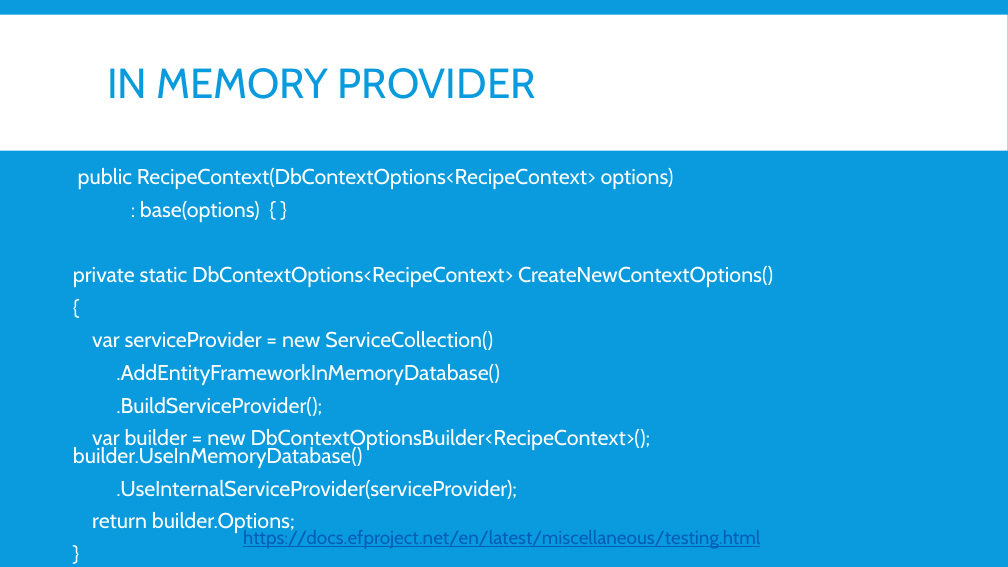
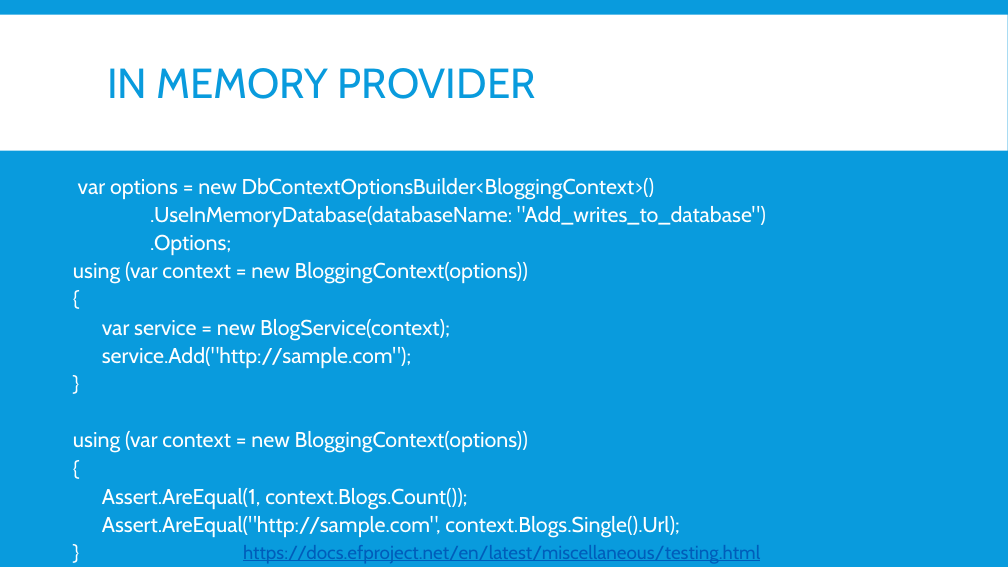
Before and after one commit to jwooley/EfCore, a slide deck: slide 13 of EfCoreGettingStarted.pptx. Drawn at 1008x567 pixels with LibreOffice and Linux fonts; fonts in the diff are those of the drawing. Boxes give left, top, right and bottom in pixels: in the first picture for what was removed or moved away, otherwise in the second. Text is boxed around its words. In the diff, an @@ line names an element or a change of style, - is before the commit and + after.

Commit message:
slides

```diff
--- a/EfCoreGettingStarted.pptx
+++ b/EfCoreGettingStarted.pptx
@@ text "var options = new DbContextOptionsBuilder<BloggingContext>()" at (x1=73, y1=178, x2=766, y2=538): line spacing 0.7 to 1.1; less space between paragraphs @@
@@ text at (x1=73, y1=178, x2=766, y2=284): text changed @@
-public RecipeContext(DbContextOptions<RecipeContext> options)
-: base(options) { }
-private static DbContextOptions<RecipeContext> CreateNewContextOptions()
+var options = new DbContextOptionsBuilder<BloggingContext>()
+.UseInMemoryDatabase(databaseName: "Add_writes_to_database")
+.Options;
+using (var context = new BloggingContext(options))
@@ text at (x1=102, y1=319, x2=450, y2=369): text changed @@
-var serviceProvider = new ServiceCollection()
-.AddEntityFrameworkInMemoryDatabase()
-.BuildServiceProvider();
-var builder = new DbContextOptionsBuilder<RecipeContext>(); builder.UseInMemoryDatabase()
-.UseInternalServiceProvider(serviceProvider);
-return builder.Options;
+var service = new BlogService(context);
+service.Add("http://sample.com");
@@ text at (x1=73, y1=431, x2=679, y2=538): paragraphs added @@
+using (var context = new BloggingContext(options))
+{
+Assert.AreEqual(1, context.Blogs.Count());
+Assert.AreEqual("http://sample.com", context.Blogs.Single().Url);
+}
@@ text "https://docs.efproject.net/en/latest/miscellaneous/testing.h ..." moved from (x1=243, y1=528, x2=760, y2=549) to (x1=243, y1=545, x2=760, y2=564) @@
```
